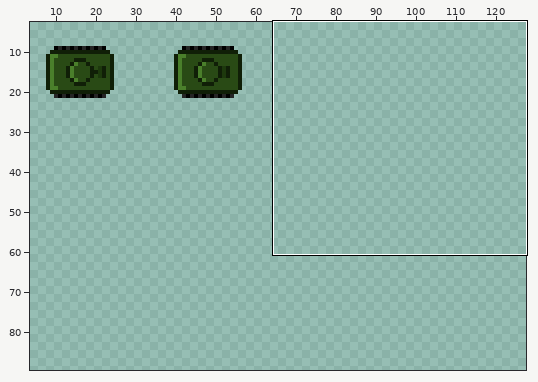
Sprite sheet, stored at assets/images/animaciones_tanque/shoot.png. The picture above shows the old version from afar; the outline marks the close-up.
Close-up. First the earlier version:
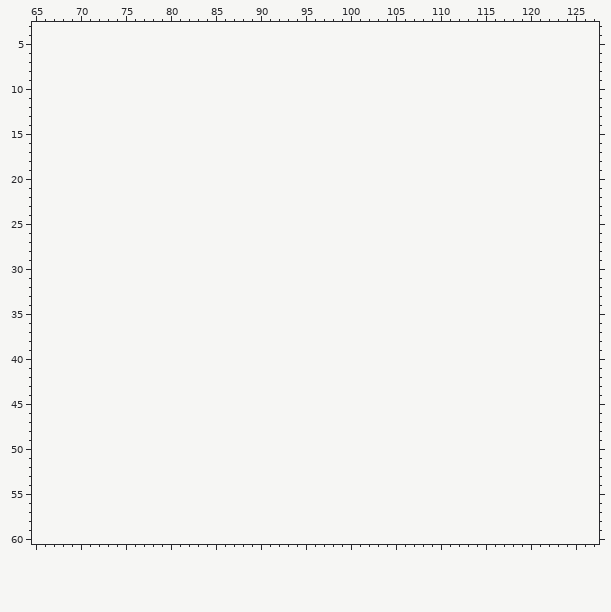
The file is 64x32 pixels. Shown: x 65..127, y 3..60. The old version is drawn lined up with the new one, on the new canvas. The wide view leaves out empty margins. The commit also changed other parts of the picture, which this record leaves out.
After:
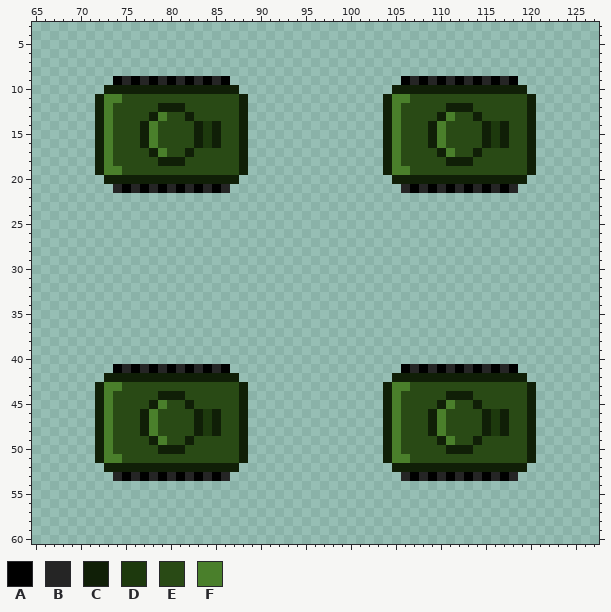
Palette (. is transparent): A #000000  B #252525  C #101f07  D #1d390d  E #294a15  F #4a7f2b
What changed:
canvas 64x32 -> 128x96
y 9: x 74..86 ............. -> ABABABABABABA; x 106..118 ............. -> ABABABABABABA
y 10: x 73..87 ............... -> CCCCCCCCCCCCCCC; x 105..119 ............... -> CCCCCCCCCCCCCCC
y 11: x 72..88 ................. -> CFFEEEEEEEEEEEEEC; x 104..120 ................. -> CFFEEEEEEEEEEEEEC
y 12: x 72..88 ................. -> CFEEEEECCCEEEEEEC; x 104..120 ................. -> CFEEEEECCCEEEEEEC
y 13: x 72..88 ................. -> CFEEEECFEECEEEEEC; x 104..120 ................. -> CFEEEECFEECEEEEEC
y 14..16: x 72..88 ................. -> CFEEECFEEEECDCEEC; x 104..120 ................. -> CFEEECFEEEECDCEEC
y 17: x 72..88 ................. -> CFEEEECFEECEEEEEC; x 104..120 ................. -> CFEEEECFEECEEEEEC
y 18: x 72..88 ................. -> CFEEEEECCCEEEEEEC; x 104..120 ................. -> CFEEEEECCCEEEEEEC
y 19: x 72..88 ................. -> CFFEEEEEEEEEEEEEC; x 104..120 ................. -> CFFEEEEEEEEEEEEEC
y 20: x 73..87 ............... -> CCCCCCCCCCCCCCC; x 105..119 ............... -> CCCCCCCCCCCCCCC
y 21: x 74..86 ............. -> BABABABABABAB; x 106..118 ............. -> BABABABABABAB
y 41: x 74..86 ............. -> ABABABABABABA; x 106..118 ............. -> ABABABABABABA
y 42: x 73..87 ............... -> CCCCCCCCCCCCCCC; x 105..119 ............... -> CCCCCCCCCCCCCCC
y 43: x 72..88 ................. -> CFFEEEEEEEEEEEEEC; x 104..120 ................. -> CFFEEEEEEEEEEEEEC
y 44: x 72..88 ................. -> CFEEEEECCCEEEEEEC; x 104..120 ................. -> CFEEEEECCCEEEEEEC
y 45: x 72..88 ................. -> CFEEEECFEECEEEEEC; x 104..120 ................. -> CFEEEECFEECEEEEEC
y 46..48: x 72..88 ................. -> CFEEECFEEEECDCEEC; x 104..120 ................. -> CFEEECFEEEECDCEEC
y 49: x 72..88 ................. -> CFEEEECFEECEEEEEC; x 104..120 ................. -> CFEEEECFEECEEEEEC
y 50: x 72..88 ................. -> CFEEEEECCCEEEEEEC; x 104..120 ................. -> CFEEEEECCCEEEEEEC
y 51: x 72..88 ................. -> CFFEEEEEEEEEEEEEC; x 104..120 ................. -> CFFEEEEEEEEEEEEEC
y 52: x 73..87 ............... -> CCCCCCCCCCCCCCC; x 105..119 ............... -> CCCCCCCCCCCCCCC
y 53: x 74..86 ............. -> BABABABABABAB; x 106..118 ............. -> BABABABABABAB
Changed places in both close-ups, as pixel boxes (x1, y1, x2, y2):
added: (95, 76, 248, 193)
added: (383, 76, 536, 193)
added: (95, 364, 248, 481)
added: (383, 364, 536, 481)
